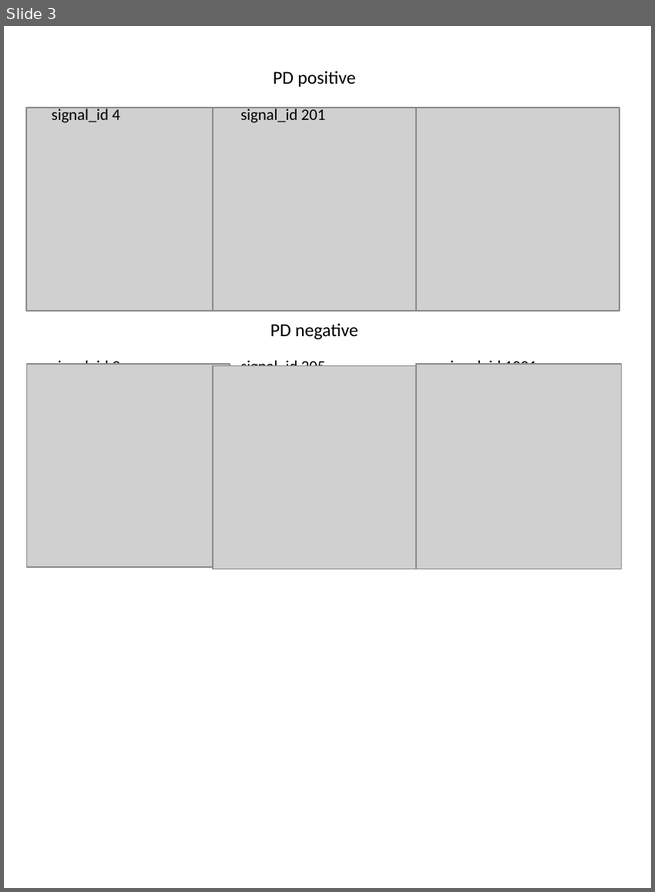
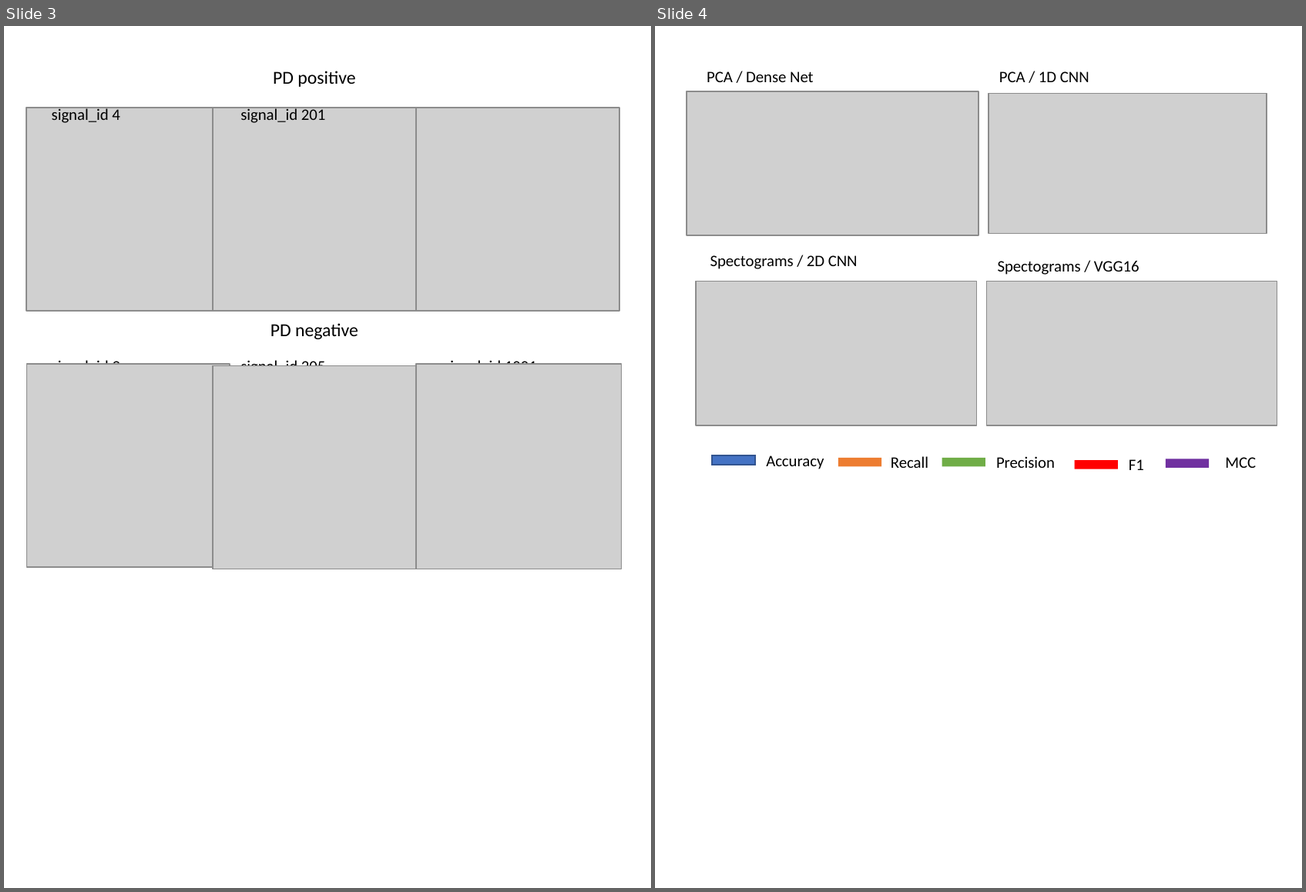
Before and after one commit to yfauser/capstone-project, a slide deck: docs/Temp_flowcahrts.pptx. Shown side by side, each under a label of ours: slide 3 before the commit, slides 3 and 4 after it. The pictures are 655x892 and 1306x892 pixels, drawn with LibreOffice and Linux fonts; fonts in the diff are those of the drawing; grey boxes stand for pictures. Boxes give left, top, right and bottom in pixels: in the first picture for what was removed or moved away, otherwise in the second. Text is boxed around its words. In the diff, an @@ line names an element or a change of style, - is before the commit and + after.

```diff
--- a/docs/Temp_flowcahrts.pptx
+++ b/docs/Temp_flowcahrts.pptx
@@ slide 4 added at [655, 26, 1302, 888], background #FFFFFF @@
@@ text added at [707, 71, 814, 82], 10.5 pt, text #000000 @@
+PCA / Dense Net
@@ text added at [999, 71, 1089, 82], 10.5 pt, text #000000 @@
+PCA / 1D CNN
@@ picture added at [687, 91, 978, 235] @@
@@ picture added at [988, 93, 1266, 233] @@
@@ text added at [710, 255, 858, 269], 10.5 pt, text #000000 @@
+Spectograms / 2D CNN
@@ text added at [998, 261, 1139, 275], 10.5 pt, text #000000 @@
+Spectograms / VGG16
@@ picture added at [696, 281, 976, 426] @@
@@ picture added at [986, 281, 1276, 426] @@
@@ rectangle added at [712, 456, 755, 465], fill #4472C4, outline #325491 1 pt @@
@@ text added at [766, 456, 824, 470], 10.5 pt, text #000000 @@
+Accuracy
@@ rectangle added at [839, 458, 881, 467], fill #ED7D31 @@
@@ text added at [891, 456, 928, 468], 10.5 pt, text #000000 @@
+Recall
@@ rectangle added at [942, 458, 985, 467], fill #70AD47 @@
@@ text added at [996, 456, 1055, 468], 10.5 pt, text #000000 @@
+Precision
@@ rectangle added at [1074, 460, 1117, 470], fill #FF0000 @@
@@ text added at [1129, 460, 1144, 470], 10.5 pt, text #000000 @@
+F1
@@ rectangle added at [1166, 460, 1209, 468], fill #7030A0 @@
@@ text added at [1225, 457, 1256, 468], 10.5 pt, text #000000 @@
+MCC
```
Also in this commit, not shown: 5 other files.
